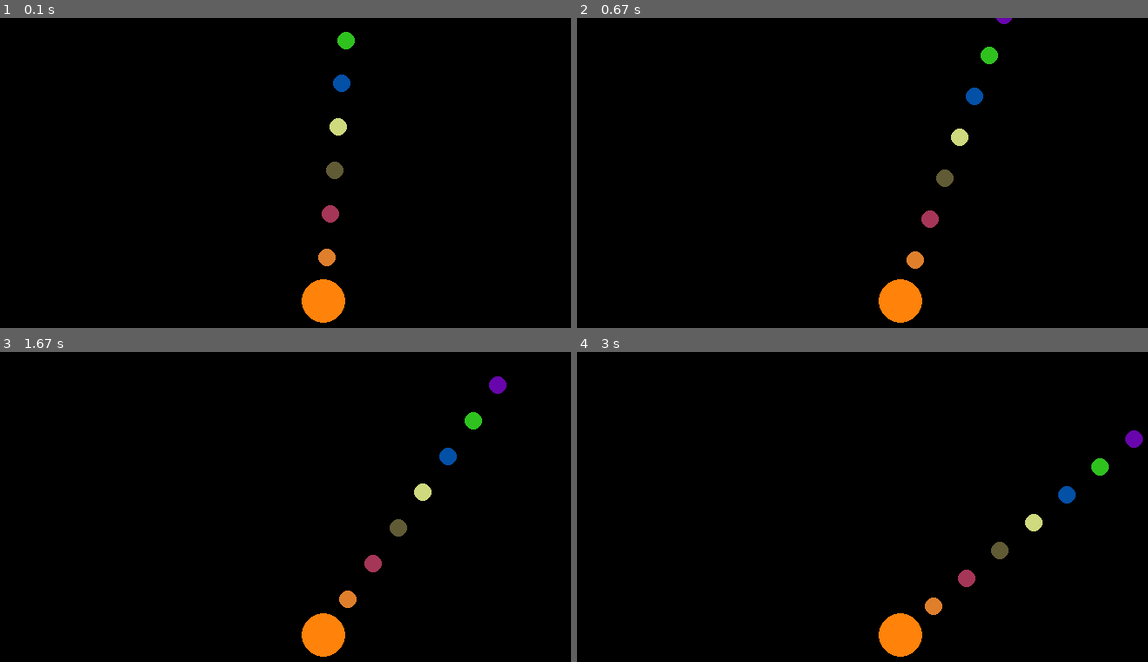
Above: before the commit, frames 1-4 (two rows, left to right).
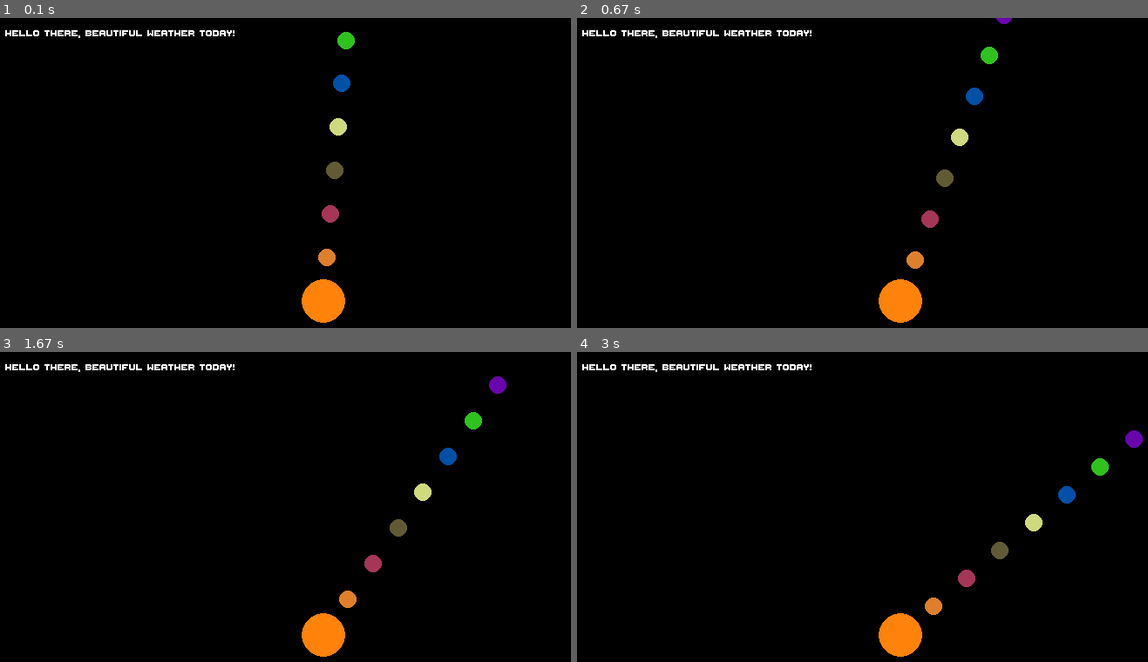
Above: after the commit, the same moments.

Repository: wwafflless/PlanetClicker
Game: pygame game, started from src/test.py
Two runs of this game, one before a commit and one after it. Both use one fixed random seed, a clock stepped at 60 frames per second and the inputs below.
Inputs:
- Up to frame 1 (0.1 s): no input
- Up to frame 2 (0.67 s): tap Space at 0.33 s
- Up to frame 3 (1.67 s): tap Space at 0.67 s
- Up to frame 4 (3 s): tap Space at 2 s

The runs differ from the first frame. In frame 1, 0.4% of the frame differs, in the area x 0-42%, y 3-7%; in frame 2, 0.4%; in frame 3, 0.4%; in frame 4, 0.4%.

Commit message:
add font asset and display text

Diff:
--- a/test.py
+++ b/src/test.py
@@ -11,7 +11,7 @@
 FPS = pygame.time.Clock()
 FPS.tick(60)
 
-pixel_font = pygame.font.Font("ThaleahFat.ttf", 32)
+pixel_font = pygame.font.Font("assets/ThaleahFat.ttf", 16)
 
 class Planet():
     def __init__(self, radius, label, color, distance):
@@ -50,7 +50,7 @@
         #    self.center = (random.randint(0, screen.get_width() - self.radius), -(self.radius + 25))
         surface.blit(self.label, self.center)
 
-#test_text = pixel_font.render("Hello there, beautiful weather today!", True, (255, 255, 255))
+test_text = pixel_font.render("Hello there, beautiful weather today!", True, (255, 255, 255))
 
 NUM_PLANETS = 7
 
@@ -82,6 +82,7 @@
             planet.circMove()
 
     screen.fill((0, 0, 0))
+    screen.blit(test_text, (10, 10))
 
     for planet in all_planets:
         planet.mouseUpdate(mouse)
Binary file added: assets/ThaleahFat.ttf
